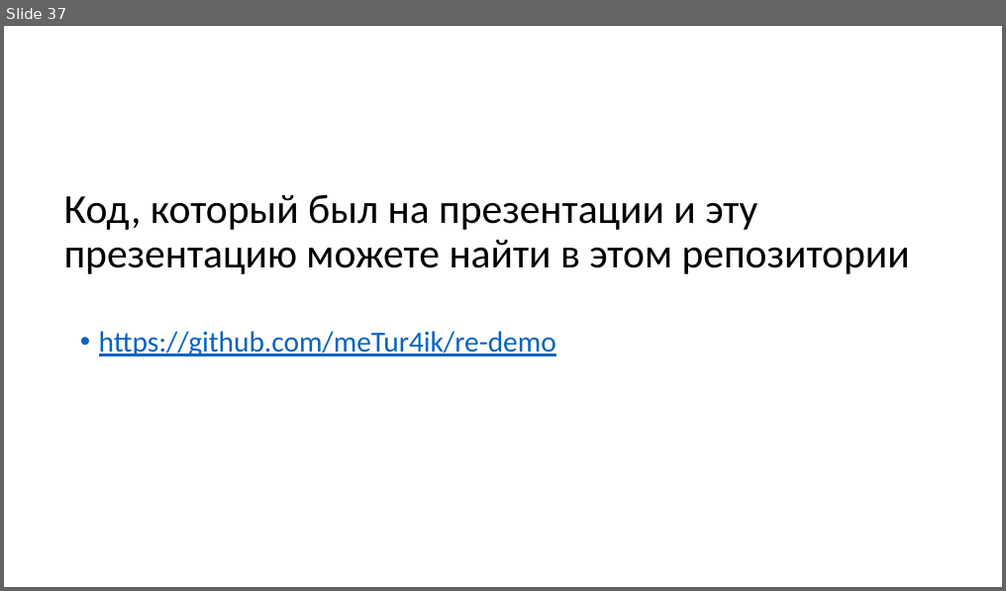
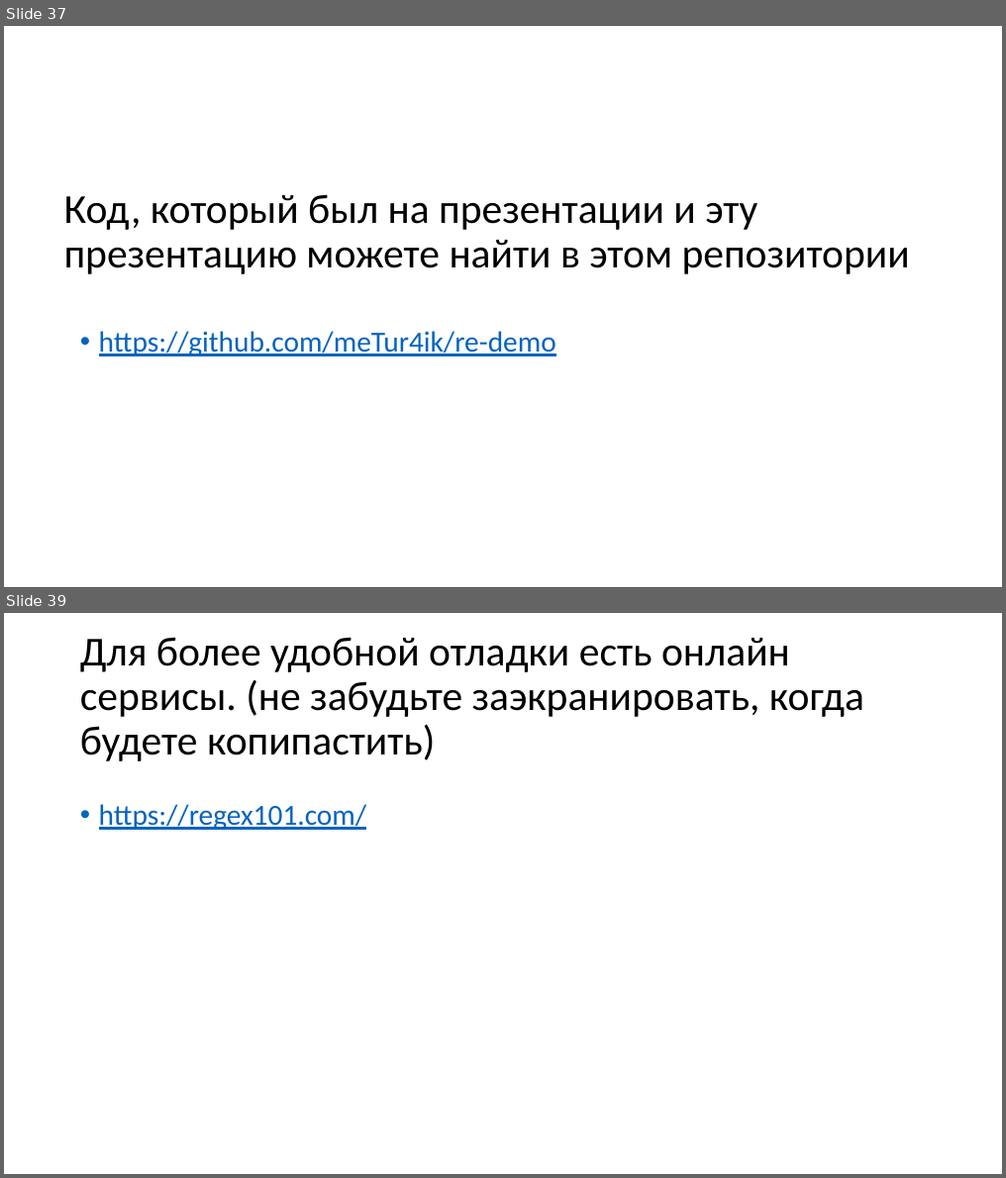
Before and after one commit to meTur4ik/re-demo, a slide deck: docs/re.pptx. Shown one above the other, each under a label of ours: slide 37 before the commit, slides 37 and 39 after it; the slides between them are not shown. The pictures are 1006x591 and 1006x1178 pixels, drawn with LibreOffice and Linux fonts; fonts in the diff are those of the drawing. Boxes give left, top, right and bottom in pixels: in the first picture for what was removed or moved away, otherwise in the second. Text is boxed around its words. In the diff, an @@ line names an element or a change of style, - is before the commit and + after.

```diff
--- a/docs/re.pptx
+++ b/docs/re.pptx
@@ slide 39 added at (4, 613, 1002, 1174), background #FFFFFF @@
@@ title added at (80, 637, 864, 761), 39.6 pt, text #000000 @@
+Для более удобной отладки есть онлайн сервисы. (не забудьте заэкранировать, когда будете копипастить)
@@ text added at (99, 804, 367, 830), 28 pt, text #0563C1, underline @@
+• https://regex101.com/
```
Also in this commit, not shown: 16 slides changed, 3 other slides added, 1 slide removed.
